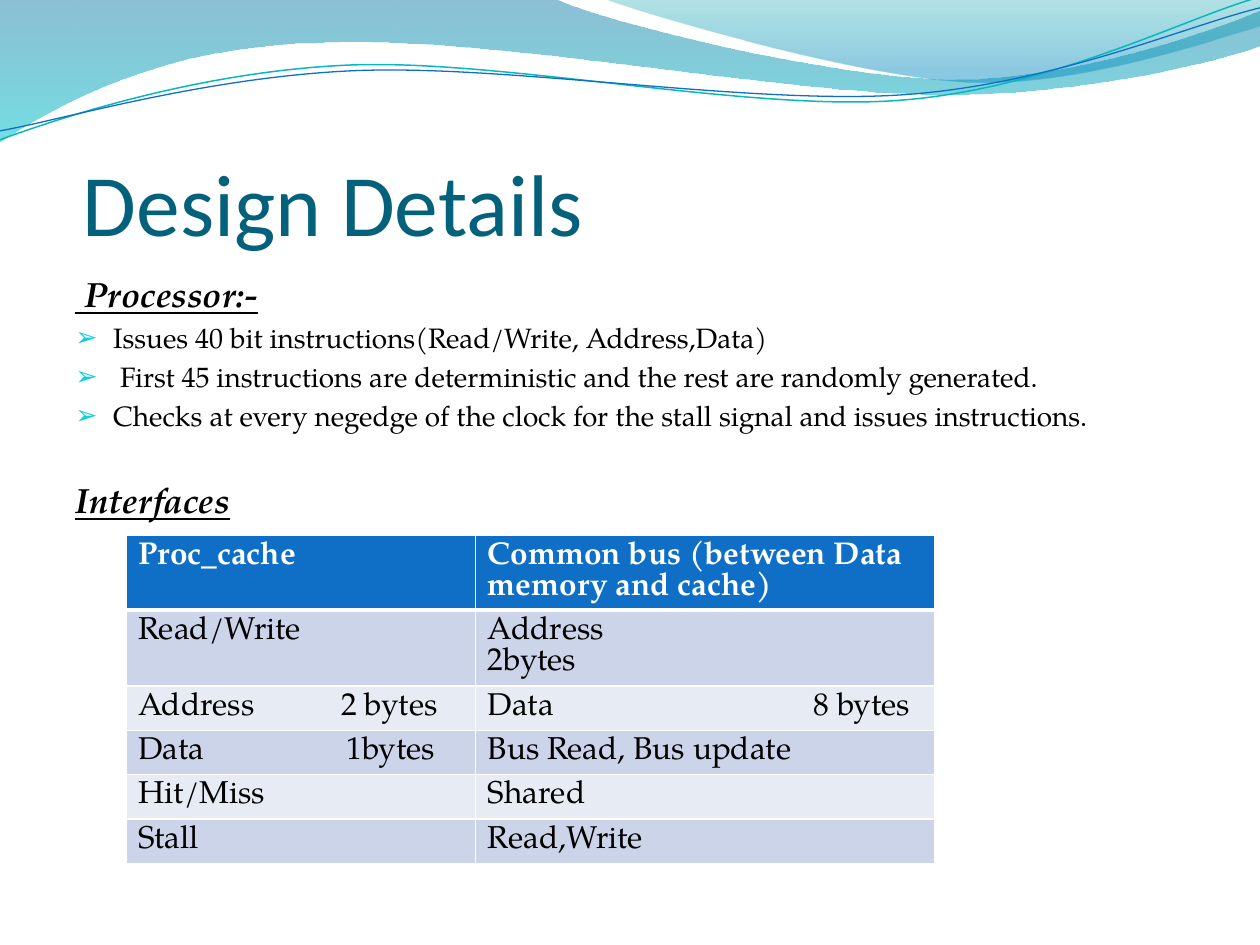
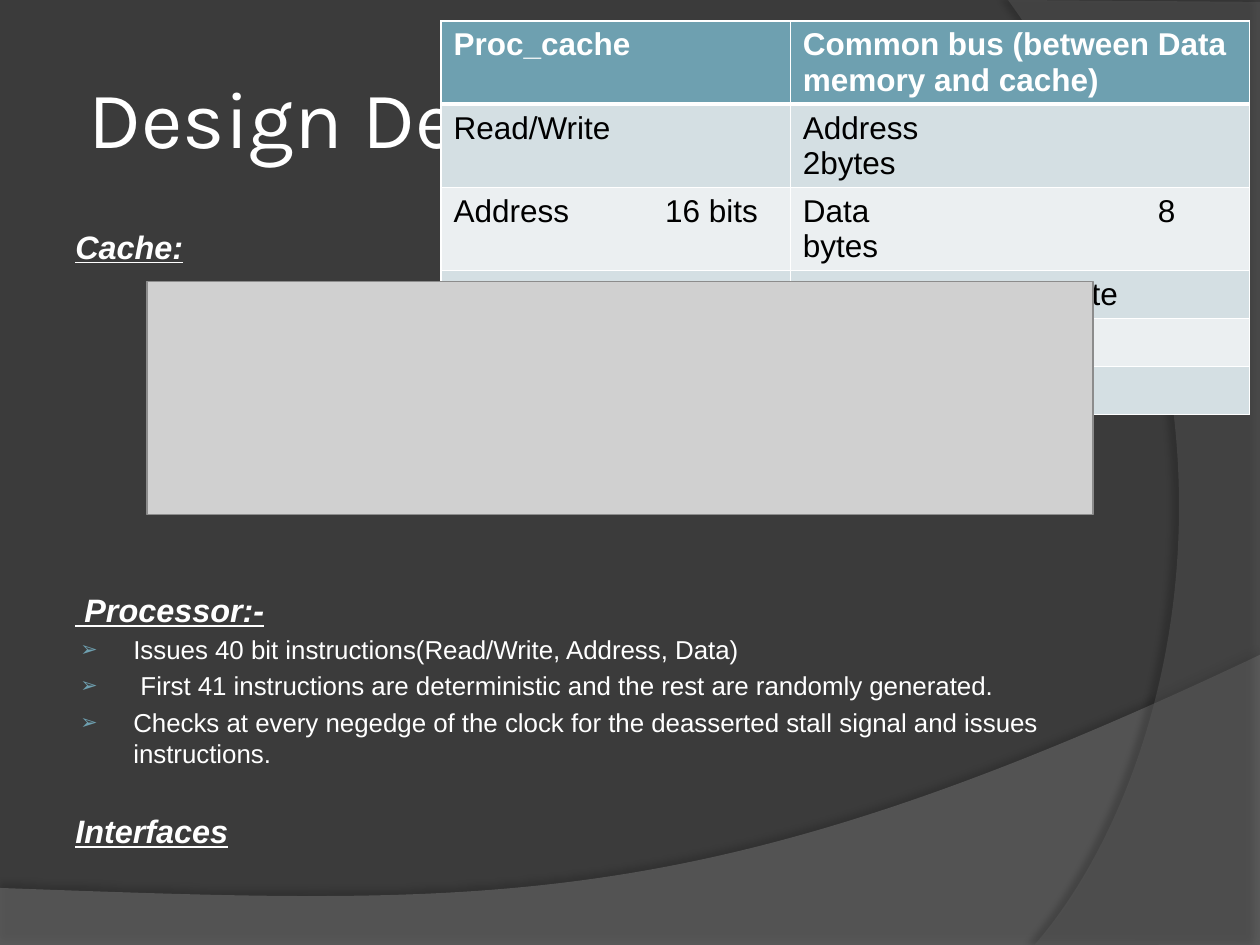
Before and after one commit to dhanusht6/system_verilog_project, a slide deck: slide 8 of Design and Verification of Cache with Cache coherency.pptx (slide 5 before the commit). Drawn at 1260x945 pixels with LibreOffice and Linux fonts; fonts in the diff are those of the drawing; grey boxes stand for pictures; background and template pictures are left out. Boxes give left, top, right and bottom in pixels: in the first picture for what was removed or moved away, otherwise in the second. Text is boxed around its words. In the diff, an @@ line names an element or a change of style, - is before the commit and + after.

```diff
--- a/Design and Verification of Cache with Cache coherency.pptx
+++ b/Design and Verification of Cache with Cache coherency.pptx
@@ background picture (left out) to #3B3B3B @@
@@ freeform shape removed at [0,0,1260,142] @@
@@ freeform shape removed at [0,0,1260,147] @@
@@ freeform shape removed at [0,8,1260,141] @@
@@ table at [441,21,1249,737] @@
-row 3, column 1: Address 2 bytes
+row 3, column 1: Address 16 bits
-row 4, column 1: Data 1bytes
+row 4, column 1: Data 1byte
@@ fill #0F6FC6 to #6EA0B0 in row 1 @@
@@ fill #CCD5EA to #D5DFE4 in 6 cells @@
@@ fill #E7EBF5 to #EBF0F2 in 4 cells @@
@@ font TeX Gyre Pagella to Arial in "Proc_cache", "Common bus (between Data memory and cache)", "Read/Write", "Address 2bytes" and 6 more places @@
@@ table: place and size @@
-table at [126,536,934,876]
+table at [441,21,1249,737]
@@ freeform shape removed at [604,0,1260,87] @@
@@ freeform shape added at [1008,0,1260,945], fill #5E5E5E at 40% opacity @@
@@ title "Design Details": place and size @@
-title "Design Details" at [83,175,582,251]
+title "Design Details" at [88,76,620,168]
@@ title "Design Details" at [88,76,620,168]: size 50 to 46 pt, font Calibri to Karla, text colour #04617B to #FFFFFF; vertical alignment bottom to middle @@
@@ text "Cache:": place and size @@
-text "Cache:" at [75,283,1088,523]
+text "Cache:" at [75,235,1037,848]
@@ text at [75,235,183,263]: paragraph added @@
+Cache:
@@ picture added at [147,281,1094,514] @@
@@ text at [75,599,264,848]: size 20 to 18.5 pt, font TeX Gyre Pagella to Arial, text colour #000000 to #FFFFFF in "Processor:-", "Interfaces" @@
@@ freeform shape added at [0,655,1260,945], fill #7F7F7F at 45% opacity @@
@@ text at [133,640,1037,764]: text changed; size 16 to 14.8 pt; font TeX Gyre Pagella to Arial; text colour #000000 to #FFFFFF @@
-➢ Issues 40 bit instructions(Read/Write, Address,Data)
-➢ First 45 instructions are deterministic and the rest are randomly generated.
-➢ Checks at every negedge of the clock for the stall signal and issues instructions.
+➢ Issues 40 bit instructions(Read/Write, Address, Data)
+➢ First 41 instructions are deterministic and the rest are randomly generated.
+➢ Checks at every negedge of the clock for the deasserted stall signal and issues instructions.
```
Also in this commit, not shown: 12 other slides changed, 30 slides added, 4 slides removed.
